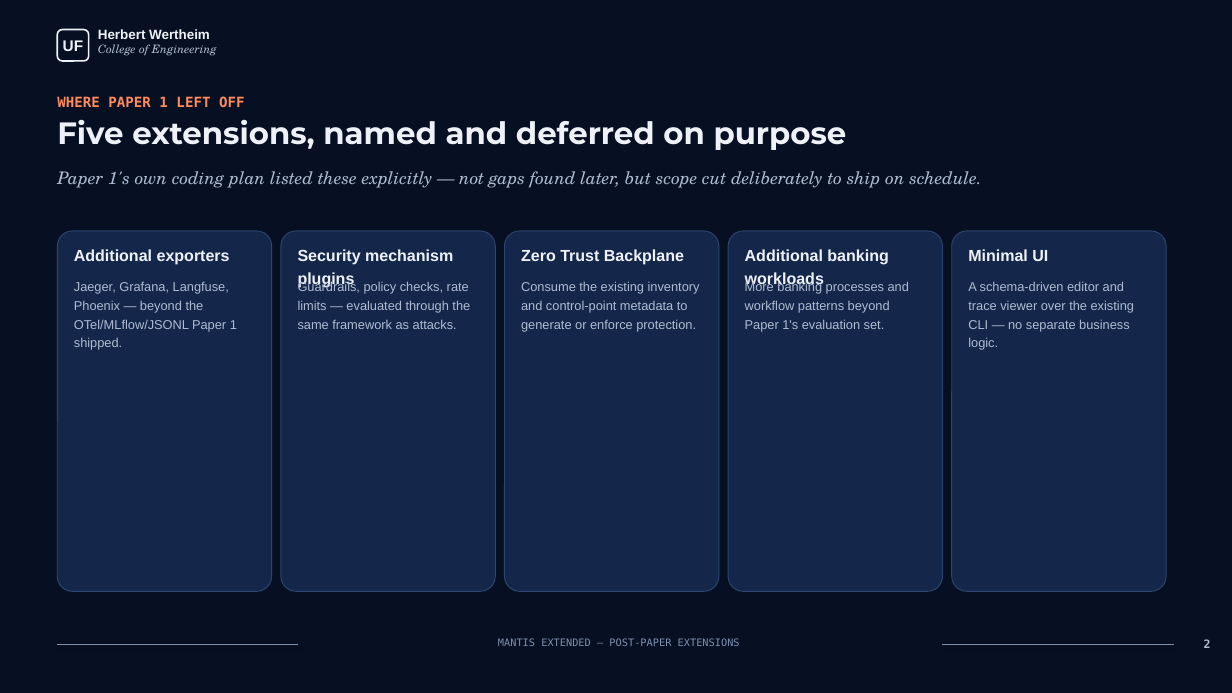
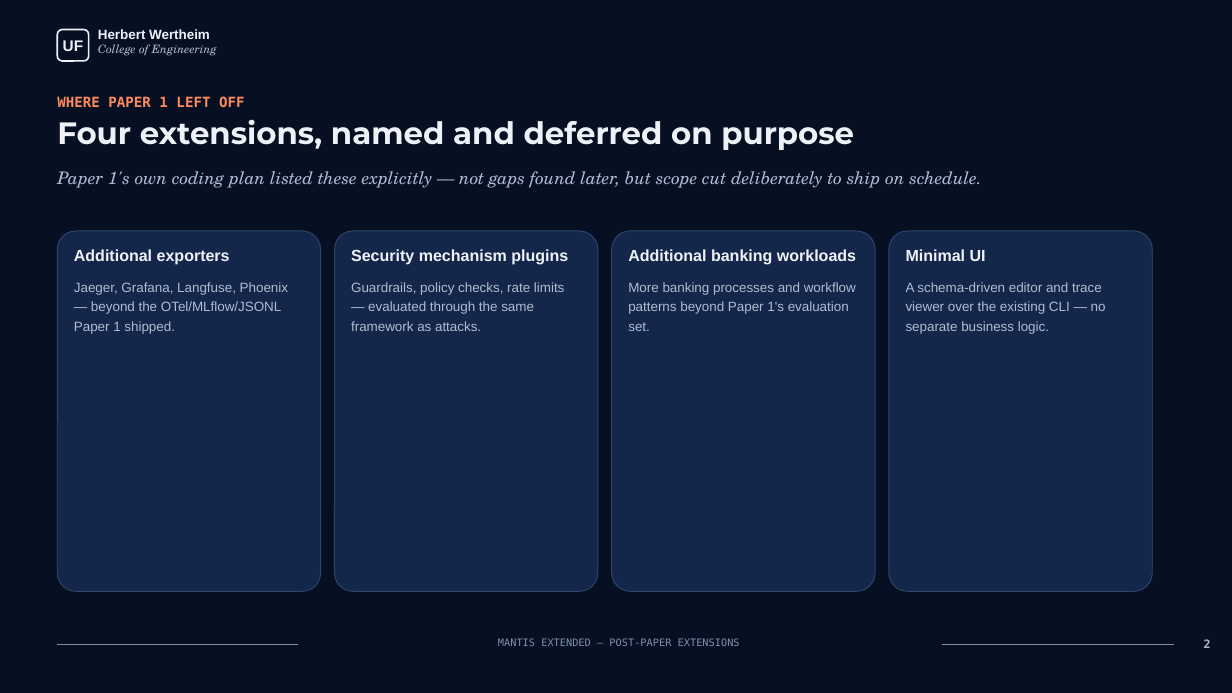
Before and after one commit to smartsystemslab-uf/MANTIS, a slide deck: slide 2 of MANTIS_Demo_Extensions.pptx. Drawn at 1232x693 pixels with LibreOffice and Linux fonts; fonts in the diff are those of the drawing. Boxes give left, top, right and bottom in pixels: in the first picture for what was removed or moved away, otherwise in the second. Text is boxed around its words. In the diff, an @@ line names an element or a change of style, - is before the commit and + after.

```diff
--- a/MANTIS_Demo_Extensions.pptx
+++ b/MANTIS_Demo_Extensions.pptx
@@ text at (57,119,854,150): text changed @@
-Five extensions, named and deferred on purpose
+Four extensions, named and deferred on purpose
@@ rounded rectangle: place and size @@
-rounded rectangle at (57,231,272,592)
+rounded rectangle at (57,231,321,592)
@@ rounded rectangle: place and size @@
-rounded rectangle at (281,231,495,592)
+rounded rectangle at (335,231,598,592)
@@ rounded rectangle removed at (505,231,719,592) @@
@@ rounded rectangle: place and size @@
-rounded rectangle at (728,231,943,592)
+rounded rectangle at (612,231,875,592)
@@ rounded rectangle: place and size @@
-rounded rectangle at (952,231,1166,592)
+rounded rectangle at (889,231,1153,592)
@@ text "Security mechanism plugins" rewrapped from (298,249,453,287) to (351,249,568,265) @@
@@ text removed at (521,249,684,265) @@
-Zero Trust Backplane
@@ text "Additional banking workloads" rewrapped from (745,249,888,287) to (628,249,856,265) @@
@@ text "Minimal UI": place and size @@
-text "Minimal UI" at (968,249,1048,261)
+text "Minimal UI" at (906,249,986,261)
@@ text "Guardrails, policy checks, rate limits ...": place and size @@
-text "Guardrails, policy checks, rate limits ..." at (298,281,470,329)
+text "Guardrails, policy checks, rate limits ..." at (351,282,564,331)
@@ text removed at (521,281,700,332) @@
-Consume the existing inventory and control-point metadata to generate or enforce protection.
@@ size 10 to 10.5 pt in 4 elements at (74,282,288,334), (906,282,1106,334), (351,282,564,331), (628,282,856,331) @@
@@ text "More banking processes and workflow ...": place and size @@
-text "More banking processes and workflow ..." at (745,281,909,332)
+text "More banking processes and workflow ..." at (628,282,856,331)
@@ text "A schema-driven editor and trace ...": place and size @@
-text "A schema-driven editor and trace ..." at (968,281,1134,350)
+text "A schema-driven editor and trace ..." at (906,282,1106,334)
```
Also in this commit, not shown: 6 other slides changed, 2 slides removed, 1 other file.
